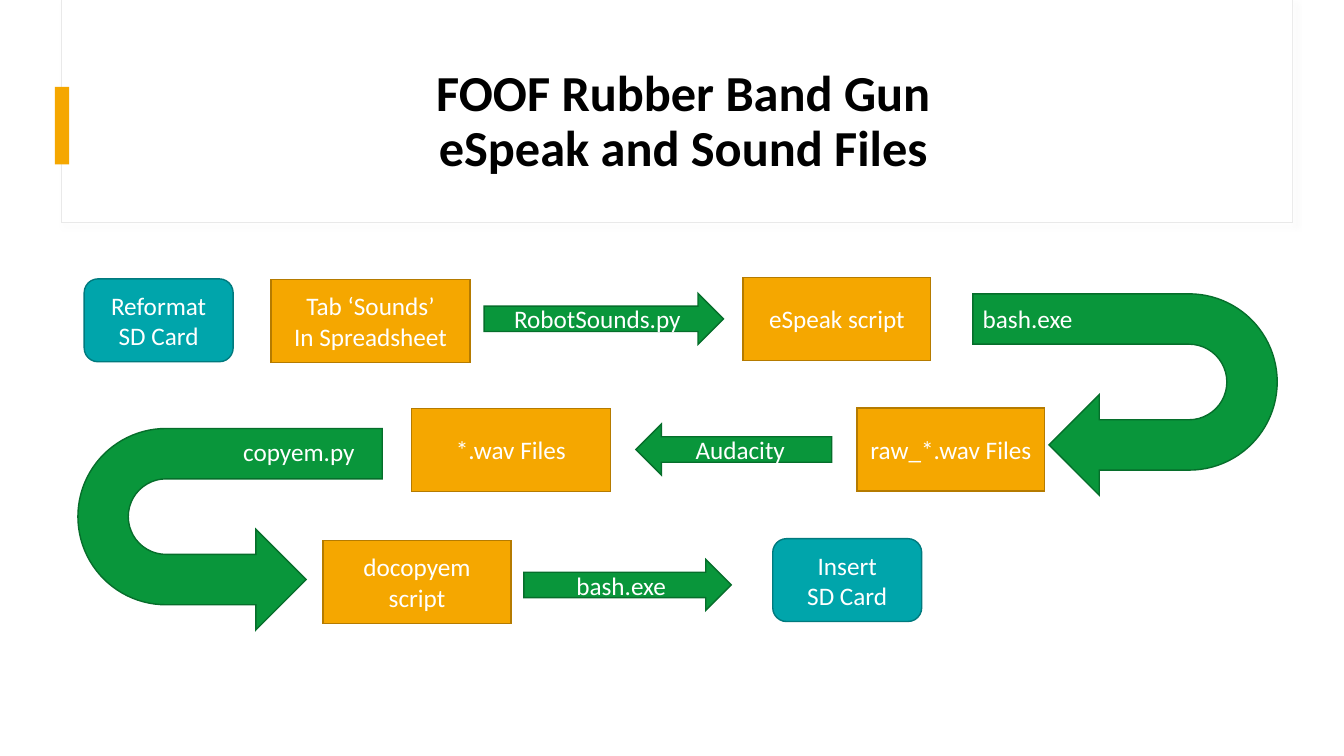
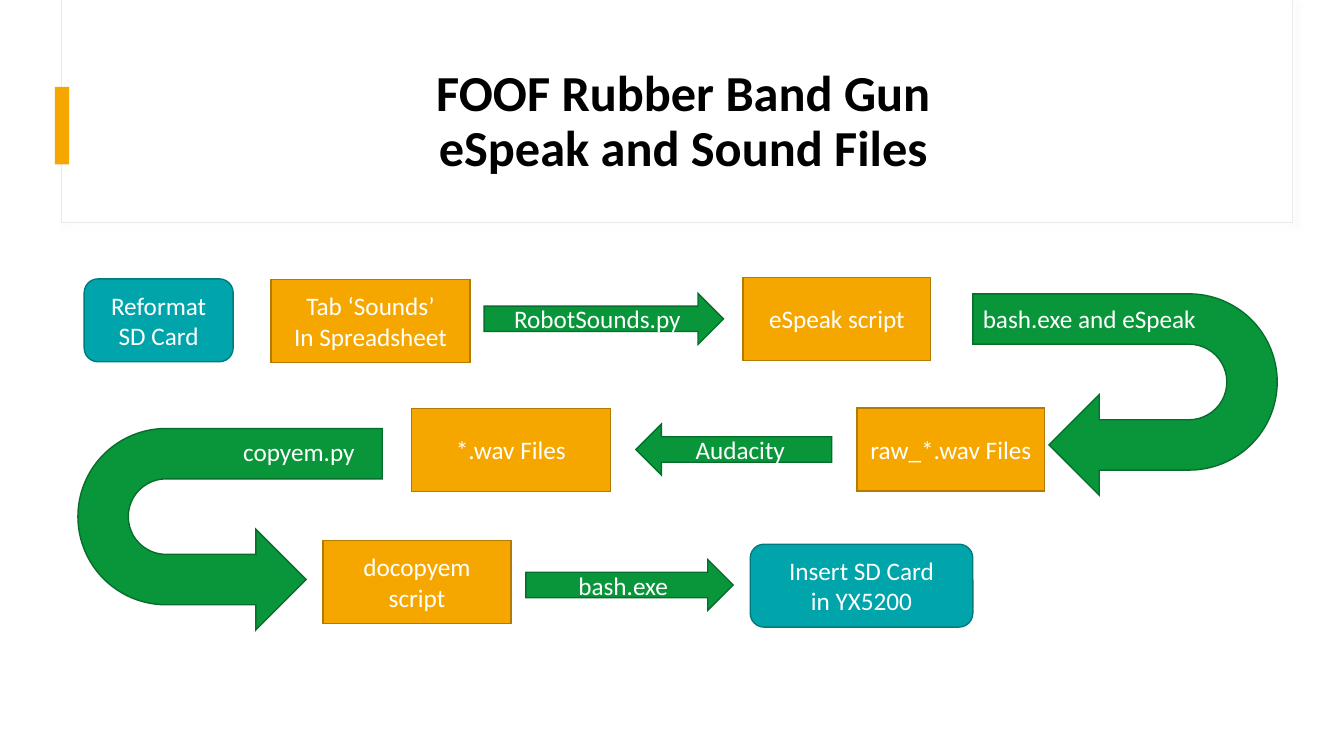
Before and after one commit to Mark-MDO47/RubberBandGun, a slide deck: slide 3 of BuildRubberBandGunSoftware.pptx. Drawn at 1344x756 pixels with LibreOffice and Linux fonts; fonts in the diff are those of the drawing. Boxes give left, top, right and bottom in pixels: in the first picture for what was removed or moved away, otherwise in the second. Text is boxed around its words. In the diff, an @@ line names an element or a change of style, - is before the commit and + after.

```diff
--- a/BuildRubberBandGunSoftware.pptx
+++ b/BuildRubberBandGunSoftware.pptx
@@ text at [983, 310, 1195, 332]: text changed @@
-bash.exe
+bash.exe and eSpeak
@@ rounded rectangle "Insert SD Card": place and size @@
-rounded rectangle "Insert SD Card" at [773, 538, 923, 621]
+rounded rectangle "Insert SD Card" at [750, 544, 973, 627]
@@ text in rounded rectangle at [789, 562, 934, 610]: text changed @@
-Insert
-SD Card
+Insert SD Card
+in YX5200
```
Also in this commit, not shown: 1 slide added, 1 other file.
